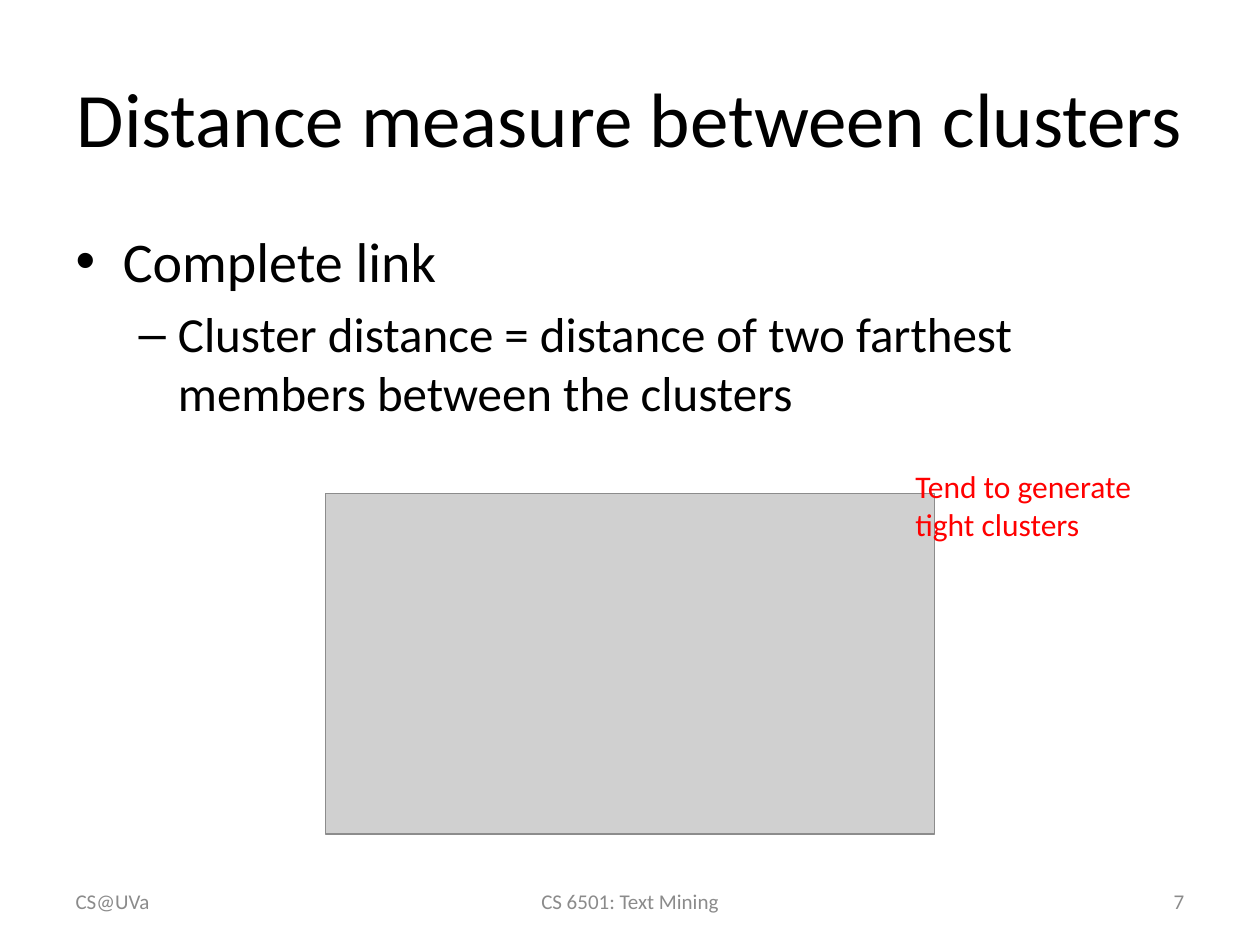
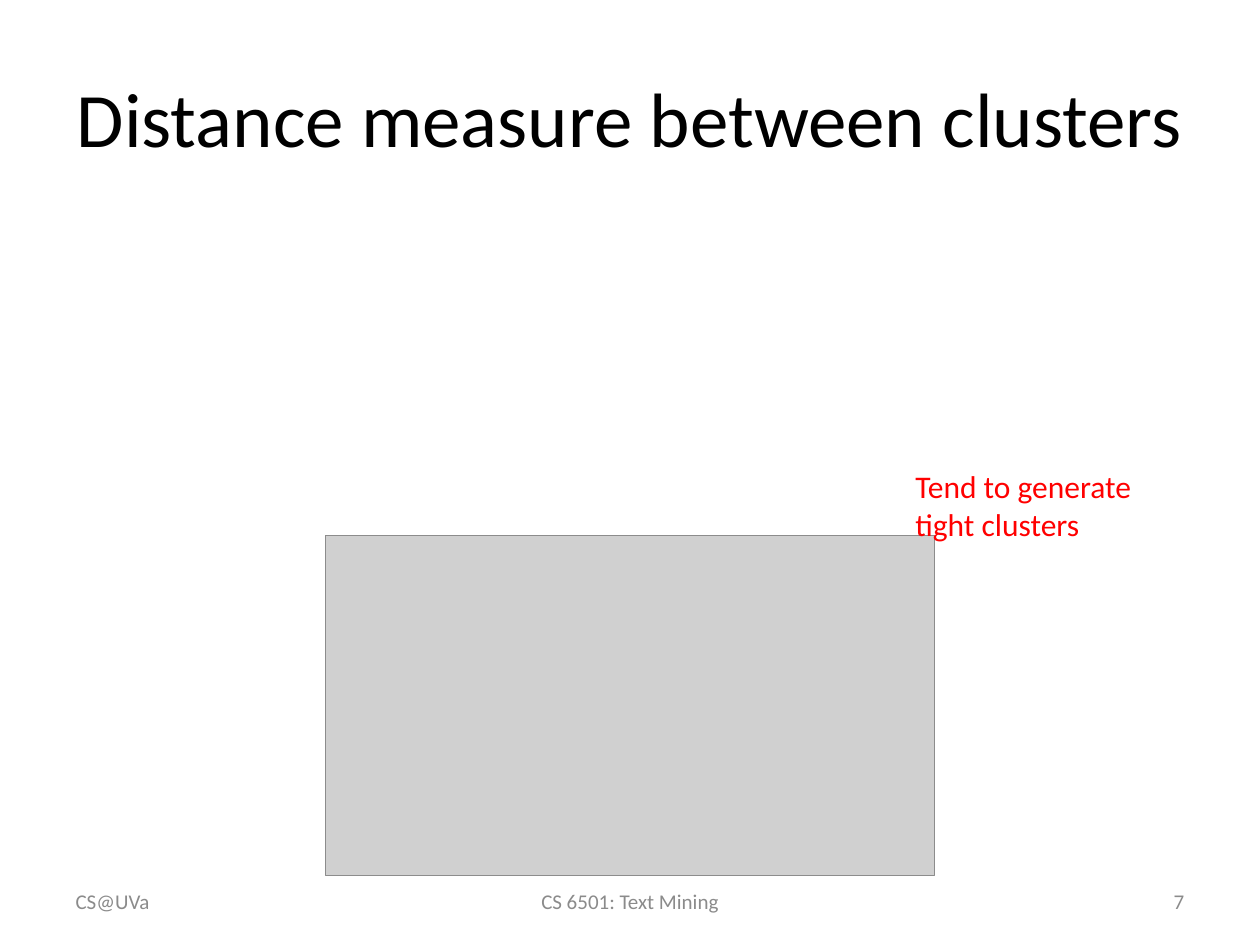
Before and after one commit to wang296/CS6501-Text-Mining, a slide deck: slide 7 of docs/Hierarchical clustering.pptx. Drawn at 1260x945 pixels with LibreOffice and Linux fonts; fonts in the diff are those of the drawing; grey boxes stand for pictures. Boxes give left, top, right and bottom in pixels: in the first picture for what was removed or moved away, otherwise in the second. Text is boxed around its words. In the diff, an @@ line names an element or a change of style, - is before the commit and + after.

```diff
--- a/docs/Hierarchical clustering.pptx
+++ b/docs/Hierarchical clustering.pptx
@@ text removed at [123, 243, 1012, 412] @@
-• Complete link
-  – Cluster distance = distance of two farthest members between the clusters
@@ picture: place and size @@
-picture at [326, 494, 935, 834]
+picture at [326, 536, 935, 876]
```
Also in this commit, not shown: 5 other slides changed, 8 other files.
